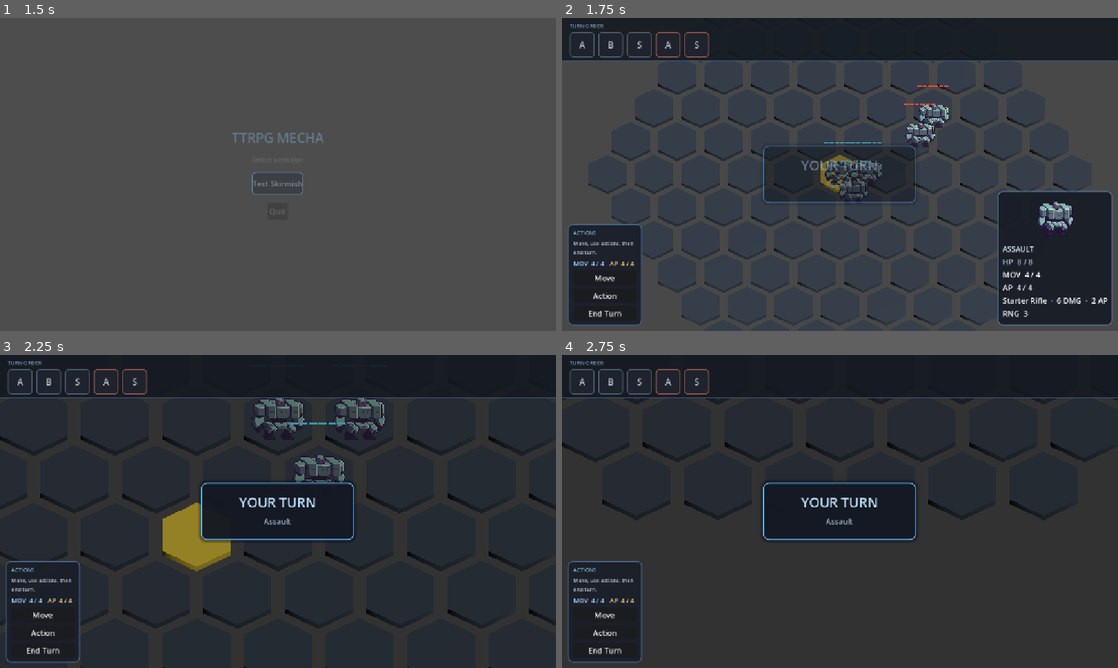
Above: before the commit, frames 1-4 (two rows, left to right).
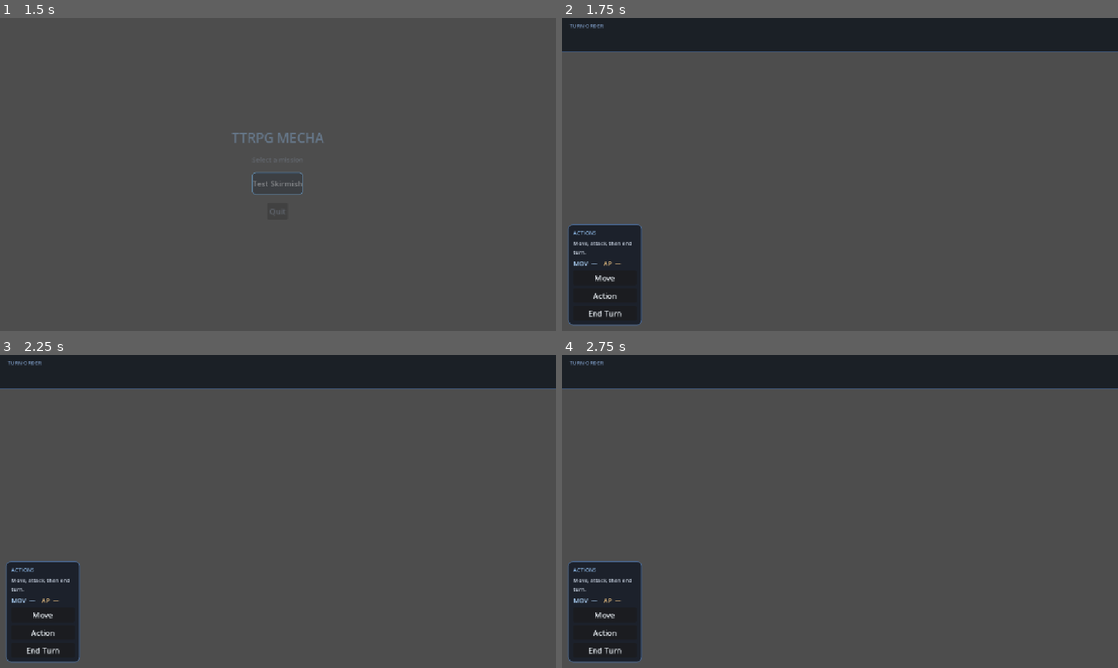
Above: after the commit, the same moments.

Repository: victordiaspalmeira/ttrpg-mecha
Game: Godot game, scene res://scenes/ui/main_menu.tscn
Two runs of this game, one before a commit and one after it. Both use one fixed random seed, a clock stepped at 60 frames per second and the inputs below.
Inputs (mouse positions are in pixels of both pictures, inside the frame that each line leads up to):
- Up to frame 1 (1.5 s): move the mouse to (400, 158) at 0.52 s; press the mouse at (400, 158) at 0.53 s; hold D (move_right) 0.53-1.25 s; release the mouse at (400, 158) at 1.25 s; click "Test Skirmish" at 1.25 s
- Up to frame 2 (1.75 s): no input
- Up to frame 3 (2.25 s): move the mouse to (166, 527) at 2.02 s; hold S (move_down) from 2.03 s (still down); tap Mouse wheel up (zoom_in) at 2.1 s
- Up to frame 4 (2.75 s): keep holding S (move_down)

Frame 1 is identical in both runs. In frame 2, 22% of the frame differs, in the area x 0-100%, y 4-99%; in frame 3, 85%; in frame 4, 85%, in the area x 0-100%, y 4-100%.
Error after the commit: Parse Error: Cannot infer the type of "cam_controller" variable because the value doesn't have a set type. (res://scripts/battle/battle_flow.gd:395)

Commit message:
feat: damage popup bounce, HP bar flash, camera follow, impact particles

Diff:
--- a/scripts/battle/battle_flow.gd
+++ b/scripts/battle/battle_flow.gd
@@ -249,6 +249,10 @@
 
 	attacker.play_attack_visual()
 	_show_attack_line(attacker, target)
+	_show_impact_effect(target)
+
+	# Camera focus on target
+	_camera_look_at(target)
 
 	# Show weapon name in popup
 	var weapon := attacker.get_active_weapon()
@@ -382,6 +386,44 @@
 	# Wait for the popup to finish, then quit
 	await get_tree().create_timer(2.0).timeout
 	get_tree().quit()
+
+
+## Briefly focuses the camera on a target position.
+func _camera_look_at(target: UnitBase) -> void:
+	if not target or not battle_hud:
+		return
+	var cam_controller := battle_hud.camera_controller
+	if cam_controller:
+		cam_controller.focus_on_unit(target)
+
+
+## Shows a brief impact effect at the target position.
+func _show_impact_effect(target: UnitBase) -> void:
+	if not target:
+		return
+	# Create a simple expanding ring effect
+	var ring := MeshInstance3D.new()
+	var mesh := CylinderMesh.new()
+	mesh.radial_segments = 16
+	mesh.top_radius = 0.3
+	mesh.bottom_radius = 0.3
+	mesh.height = 0.02
+	ring.mesh = mesh
+	ring.global_position = target.global_position + Vector3.UP * 0.1
+
+	var mat := StandardMaterial3D.new()
+	mat.albedo_color = Color(1.0, 0.8, 0.2, 0.7)
+	mat.transparency = StandardMaterial3D.TRANSPARENCY_ALPHA
+	mat.shading_mode = StandardMaterial3D.SHADING_MODE_UNSHADED
+	ring.material_override = mat
+
+	_world.add_child(ring)
+
+	# Expand and fade
+	var tween := create_tween()
+	tween.tween_property(ring, "scale", Vector3(2.5, 1, 2.5), 0.3)
+	tween.parallel().tween_property(ring, "modulate:a", 0.0, 0.3)
+	tween.tween_callback(ring.queue_free)
 
 
 ## Flashes a tile red briefly to indicate invalid action.
--- a/scripts/presentation/battle_hud.gd
+++ b/scripts/presentation/battle_hud.gd
@@ -610,7 +610,13 @@
 			label.text = "-" + str(amount)
 			label.add_theme_color_override("font_color", Color(1.0, 0.3, 0.2, 1.0))
 
+	# Bounce animation: scale up → bounce → fade out
+	popup.scale = Vector2(0.5, 0.5)
 	var tween = create_tween()
-	tween.tween_property(popup, "position", popup.position + Vector2(0, -40), 0.5)
-	tween.parallel().tween_property(popup, "modulate:a", 0.0, 0.5)
+	tween.set_trans(Tween.TRANS_BACK)
+	tween.set_ease(Tween.EASE_OUT)
+	tween.tween_property(popup, "scale", Vector2(1.3, 1.3), 0.15)
+	tween.tween_property(popup, "scale", Vector2(1.0, 1.0), 0.1)
+	tween.tween_property(popup, "position", popup.position + Vector2(0, -40), 0.4)
+	tween.parallel().tween_property(popup, "modulate:a", 0.0, 0.4)
 	tween.finished.connect(popup.queue_free)
--- a/scripts/ui/unit_hp_bar.gd
+++ b/scripts/ui/unit_hp_bar.gd
@@ -48,6 +48,14 @@
 	max_hp = maxi(1, p_max_hp)
 
 	update_texture()
+	# Flash red on damage
+	_flash_damage()
+
+
+func _flash_damage() -> void:
+	modulate = Color(1.5, 0.3, 0.3, 1.0)
+	var tween := create_tween()
+	tween.tween_property(self, "modulate", Color(1, 1, 1, 1), 0.3)
 
 
 func update_texture() -> void:
